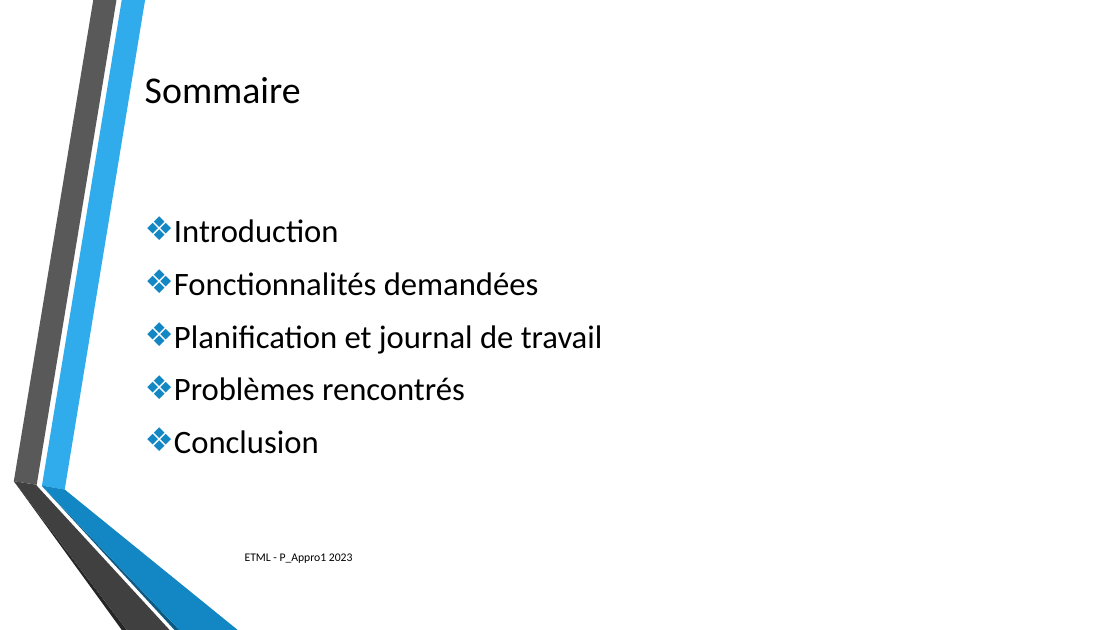
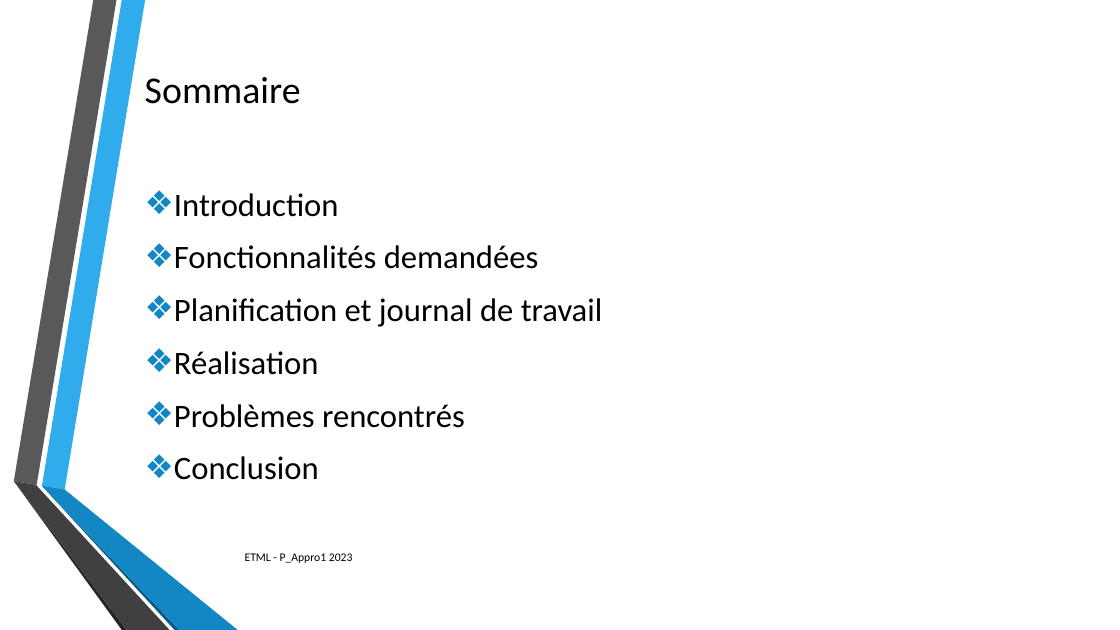
Before and after one commit to SylvainPhilipona/Recuperation-des-AutoEvaluations, a slide deck: slide 2 of CDC-rapport-jdt/Presentation/Presentation_philipona.pptx. Drawn at 1120x630 pixels with LibreOffice and Linux fonts; fonts in the diff are those of the drawing; background and template pictures are left out. Boxes give left, top, right and bottom in pixels: in the first picture for what was removed or moved away, otherwise in the second. Text is boxed around its words. In the diff, an @@ line names an element or a change of style, - is before the commit and + after.

```diff
--- a/CDC-rapport-jdt/Presentation/Presentation_philipona.pptx
+++ b/CDC-rapport-jdt/Presentation/Presentation_philipona.pptx
@@ text at <box>174,351,319,375</box>: paragraph added @@
+❖ Réalisation
```
Also in this commit, not shown: 7 other slides changed, 1 slide added.
